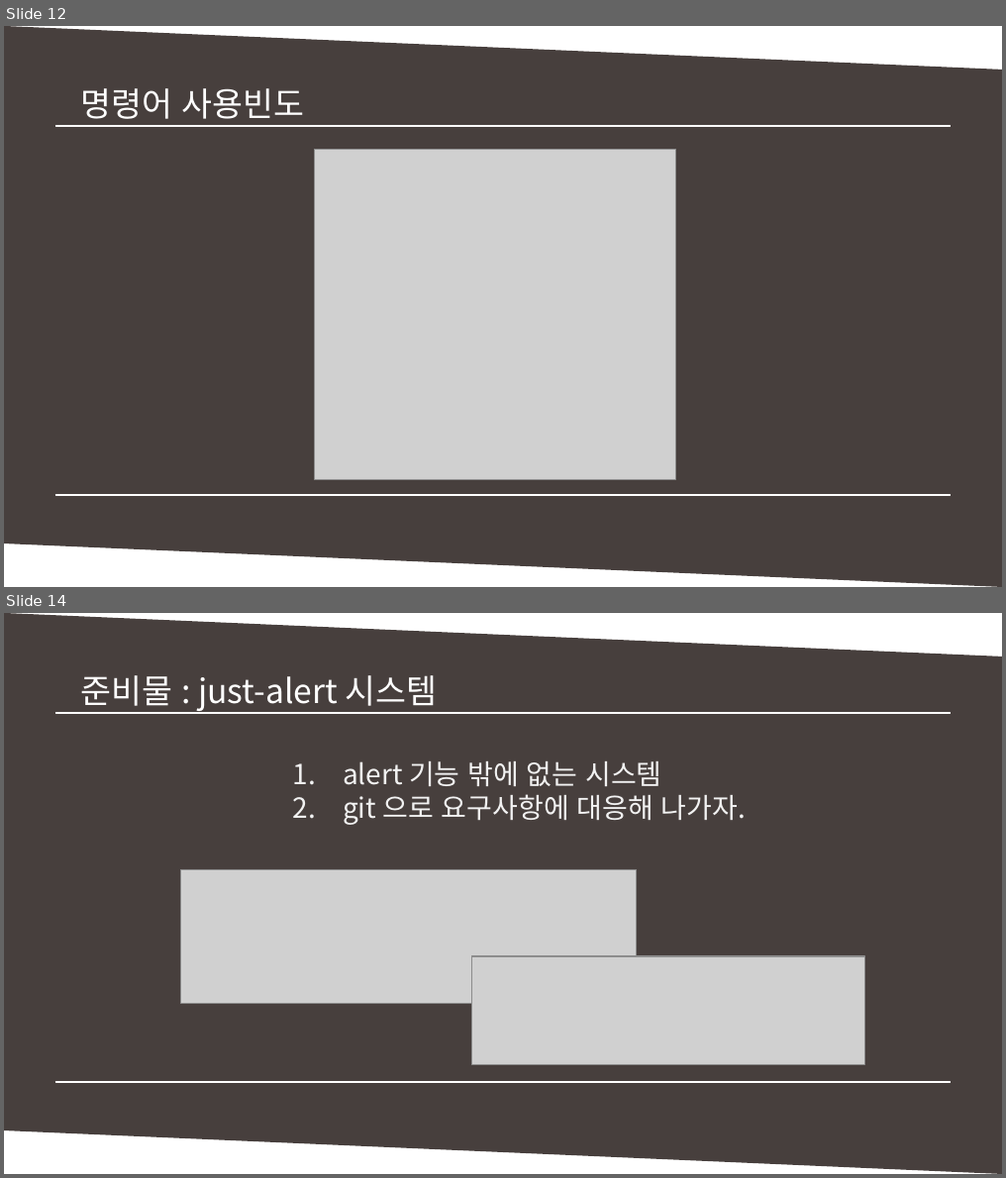
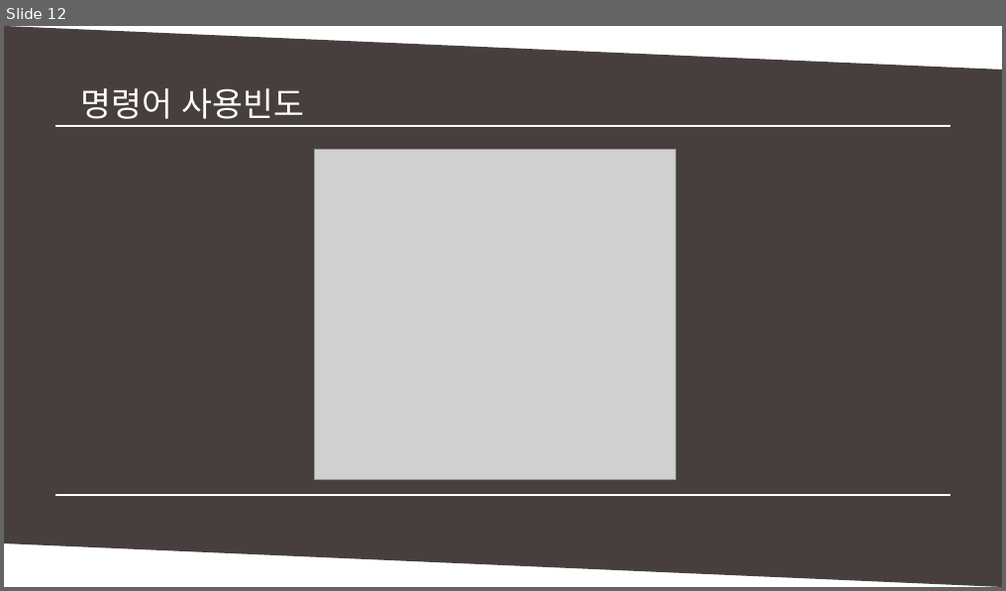
Before and after one commit to MinSikMoon/pptgit, a slide deck: git발표.pptx. Shown one above the other, each under a label of ours: slides 12 and 14 before the commit, slide 12 after it; the slides between them are not shown. The pictures are 1006x1178 and 1006x591 pixels, drawn with LibreOffice and Linux fonts; fonts in the diff are those of the drawing; grey boxes stand for pictures. Boxes give left, top, right and bottom in pixels: in the first picture for what was removed or moved away, otherwise in the second. Text is boxed around its words. In the diff, an @@ line names an element or a change of style, - is before the commit and + after.

```diff
--- a/git발표.pptx
+++ b/git발표.pptx
@@ slide 14 removed at [4, 613, 1002, 1174], background #FFFFFF @@
@@ parallelogram removed at [4, 613, 1002, 1173] @@
@@ text removed at [80, 675, 438, 713] @@
-준비물 : just-alert 시스템
@@ line removed from (54, 713) to (951, 713) @@
@@ line removed from (62, 713) to (951, 713) @@
@@ text removed at [343, 761, 746, 825] @@
-1. alert 기능 밖에 없는 시스템
-2. git 으로 요구사항에 대응해 나가자.
@@ picture removed at [180, 870, 637, 1004] @@
@@ picture removed at [472, 957, 865, 1065] @@
@@ line removed from (54, 1082) to (944, 1082) @@
@@ line removed from (54, 1082) to (951, 1082) @@
```
Also in this commit, not shown: 1 slide changed, 4 slides added.
